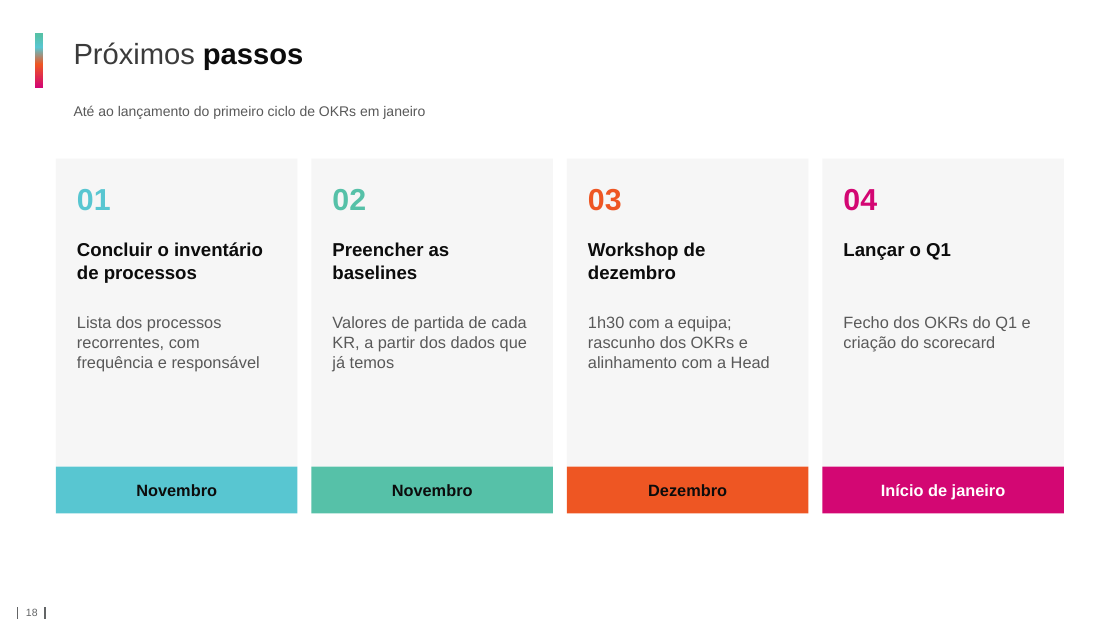
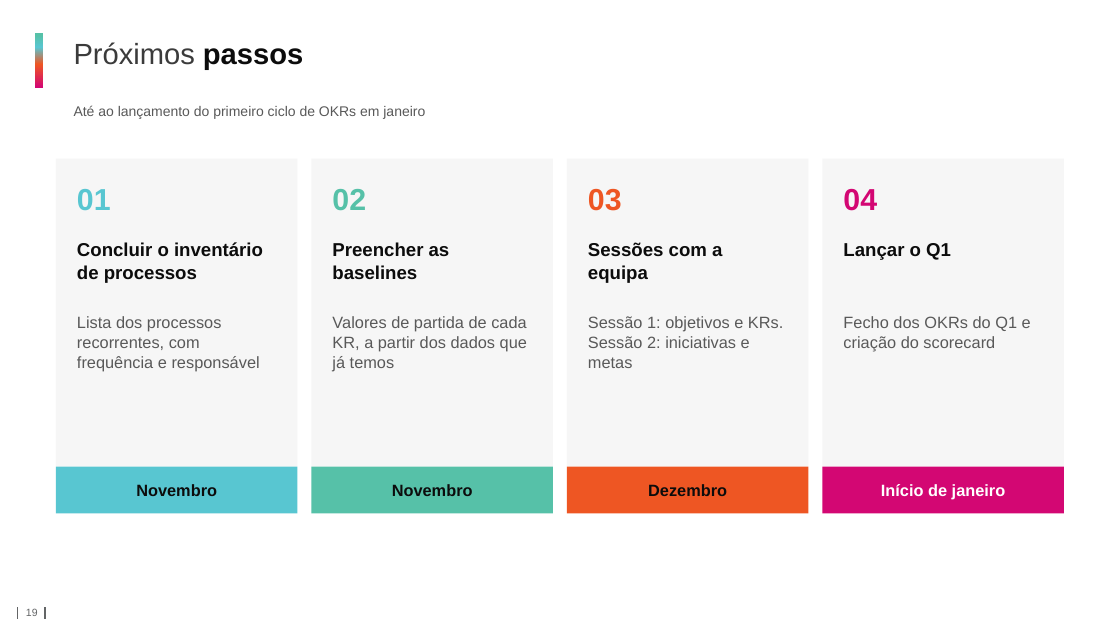
Before and after one commit to nunobatista71193/Databricks, a slide deck: slide 19 of Team OKR's.pptx (slide 18 before the commit). Drawn at 1120x630 pixels with LibreOffice and Linux fonts; fonts in the diff are those of the drawing; background and template pictures are left out. Boxes give left, top, right and bottom in pixels: in the first picture for what was removed or moved away, otherwise in the second. Text is boxed around its words. In the diff, an @@ line names an element or a change of style, - is before the commit and + after.

```diff
--- a/Team OKR's.pptx
+++ b/Team OKR's.pptx
@@ text at (588,242,722,283): text changed @@
-Workshop de dezembro
+Sessões com a equipa
@@ text at (588,316,783,368): text changed @@
-1h30 com a equipa; rascunho dos OKRs e alinhamento com a Head
+Sessão 1: objetivos e KRs. Sessão 2: iniciativas e metas
```
Also in this commit, not shown: 3 other slides changed, 2 slides added, 1 slide removed.
